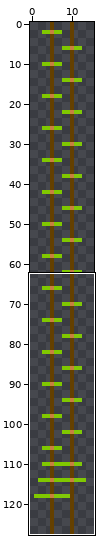
One commit to this sprite sheet: magic/levels/2,6.png. Above: a wide view before the commit, with the close-up outlined.
Close-up. As it was:
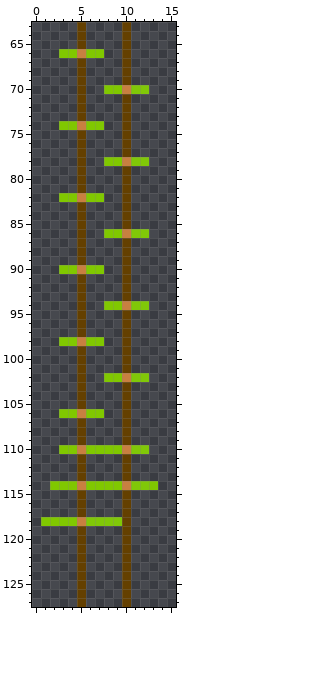
The file is 16x128 pixels. Shown: x 0..15, y 63..127. The commit also changed other parts of the picture, which this record leaves out.
The same view after the edit:
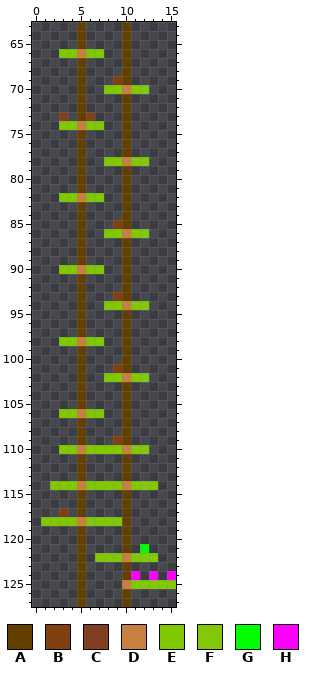
Palette (. is transparent): A #644000  B #804010  C #804020  D #c88040  E #80c800  F #80c808  G #00ff00  H #ff00ff
What changed:
There is now colour B in row 69 at x 9; in row 85 at x 9; in row 93 at x 9; in row 101 at x 9; in row 109 at x 9; in row 117 at x 3.
There is now colour C in row 73 at x 3 and 6.
The edit turns colour A into colour D in row 122 at x 10; in row 125 at x 10.
There is now colour F in row 122 at x 7 to 9 and 11 to 13; in row 125 at x 11 to 15.
There is now colour G in row 121 at x 12.
There is now colour H in row 124 at x 11, 13 and 15.
Where, in picture pixels (left, top, right, bottom), the same in both close-ups:
added: (59, 76, 122, 121)
added: (113, 220, 122, 229)
added: (113, 292, 122, 301)
added: (113, 364, 122, 373)
added: (113, 436, 122, 445)
changed: (59, 508, 176, 589)
